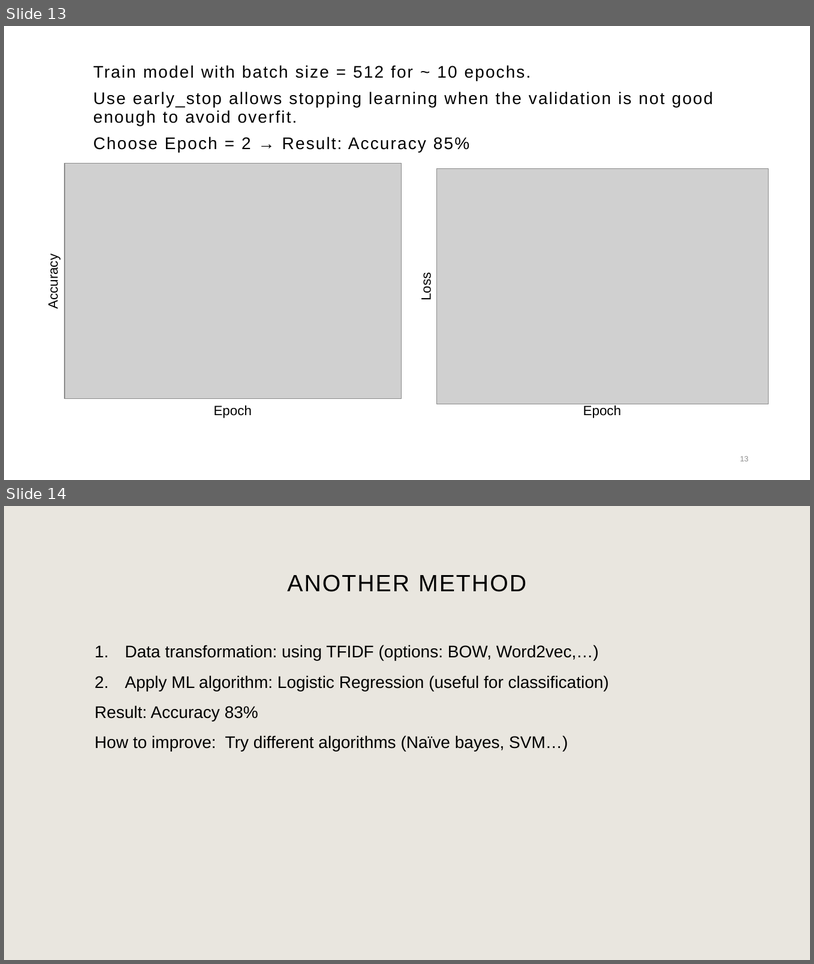
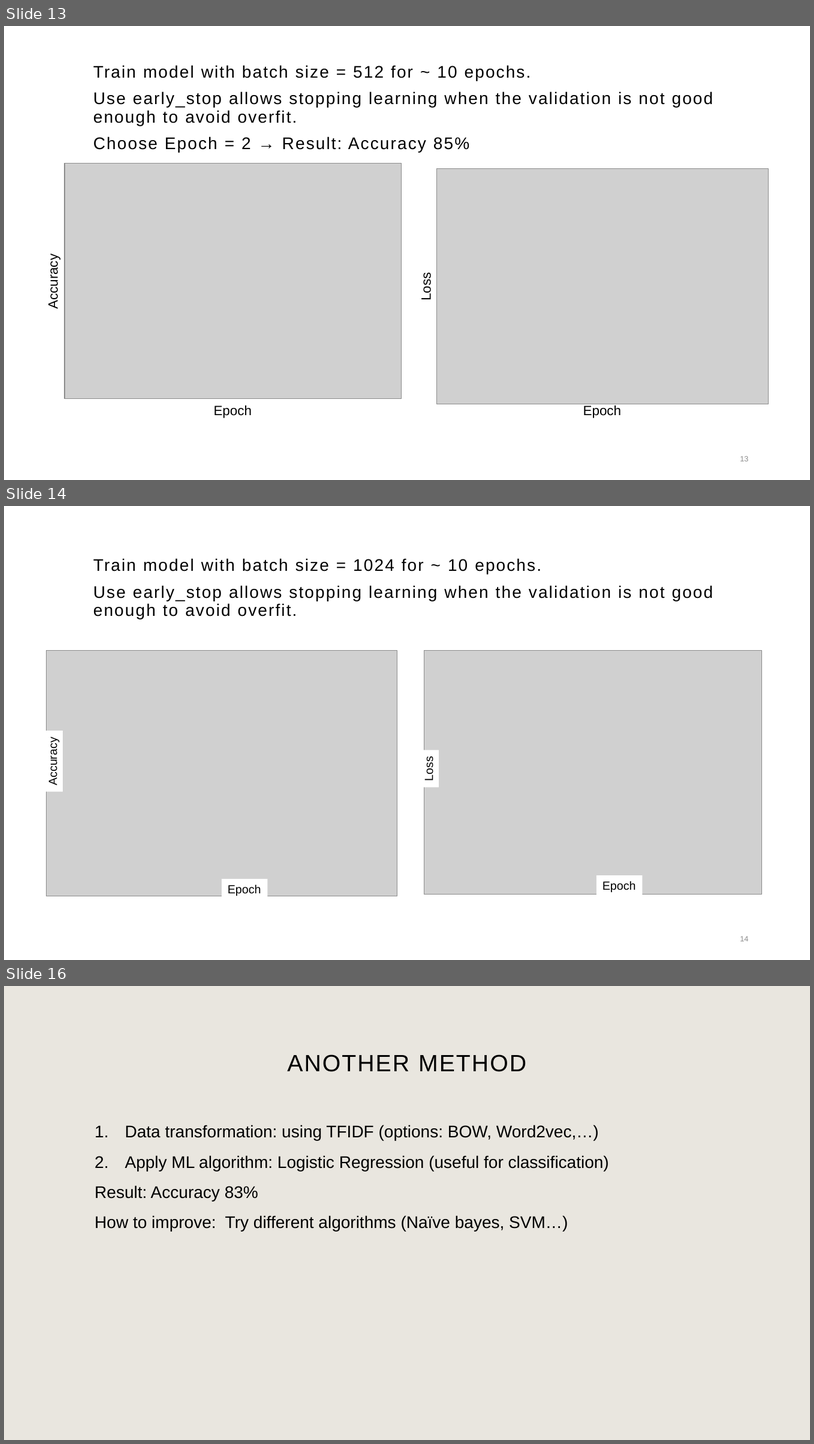
Before and after one commit to ngannk92/tweet_sentiment, a slide deck: tweet sentiment.pptx. Shown one above the other, each under a label of ours: slides 13 and 14 before the commit, slides 13, 14 and 16 after it; the slides between them are not shown. The pictures are 814x964 and 814x1444 pixels, drawn with LibreOffice and Linux fonts; fonts in the diff are those of the drawing; grey boxes stand for pictures. Boxes give left, top, right and bottom in pixels: in the first picture for what was removed or moved away, otherwise in the second. Text is boxed around its words. In the diff, an @@ line names an element or a change of style, - is before the commit and + after.

```diff
--- a/tweet sentiment.pptx
+++ b/tweet sentiment.pptx
@@ slide 14 added at (4,506,810,960), background #FFFFFF @@
@@ text added at (93,558,714,619), 20 pt, text #000000 @@
+Train model with batch size = 1024 for ~ 10 epochs.
+Use early_stop allows stopping learning when the validation is not good enough to avoid overfit.
@@ picture added at (47,651,397,895) @@
@@ picture added at (425,651,762,894) @@
@@ rectangle added at (42,731,63,792), fill #FFFFFF, 14 pt, text #000000 @@
+Accuracy
@@ rectangle added at (419,750,439,787), fill #FFFFFF, 14 pt, text #000000 @@
+Loss
@@ rectangle added at (222,879,268,899), fill #FFFFFF, 14 pt, text #000000 @@
+Epoch
@@ rectangle added at (597,875,643,895), fill #FFFFFF, 14 pt, text #000000 @@
+Epoch
@@ page number added at (740,936,749,941), 9 pt, text #8C8C8C @@
+14
@@ what was slide 14 is now slide 16 @@
```
Also in this commit, not shown: 3 slides changed, 1 other slide added.
